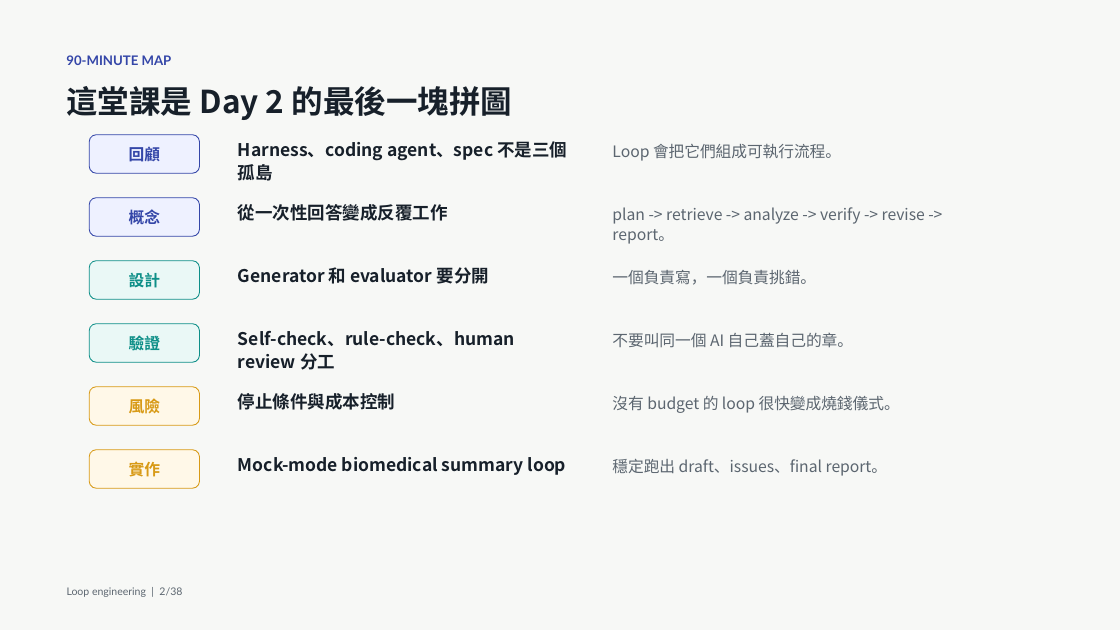
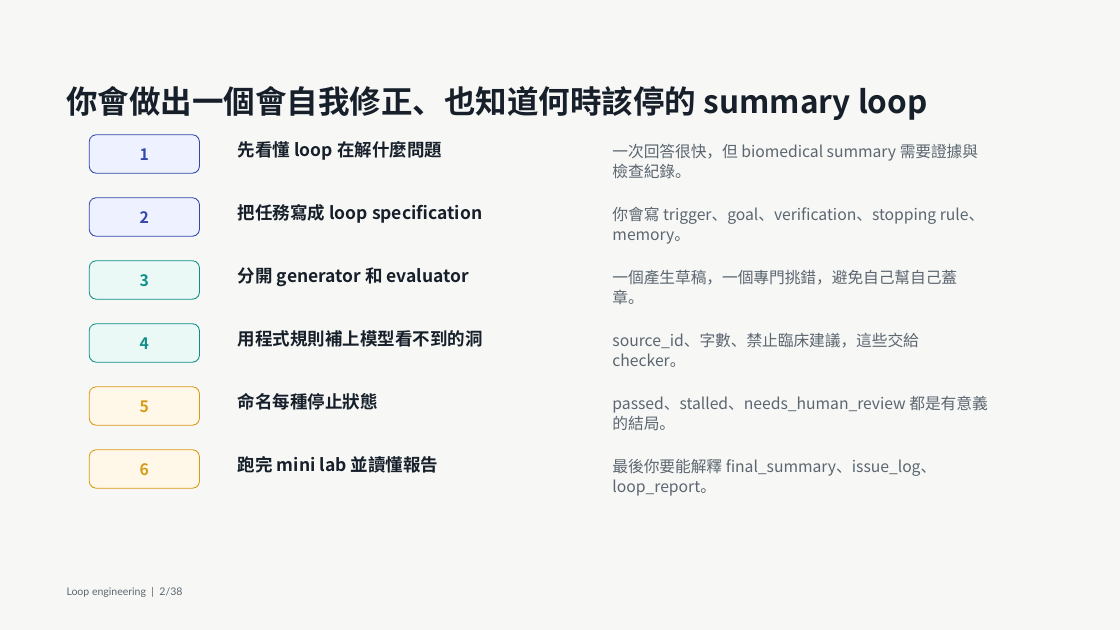
Before and after one commit to godkin1211/LLM_applications_on_BioMedicalData, a slide deck: slide 9 of slides/lesson-09-loop-engineering.pptx (slide 2 before the commit). Drawn at 1120x630 pixels with LibreOffice and Linux fonts; fonts in the diff are those of the drawing. Boxes give left, top, right and bottom in pixels: in the first picture for what was removed or moved away, otherwise in the second. Text is boxed around its words. In the diff, an @@ line names an element or a change of style, - is before the commit and + after.

```diff
--- a/slides/lesson-09-loop-engineering.pptx
+++ b/slides/lesson-09-loop-engineering.pptx
@@ text removed at box(66, 55, 172, 65) @@
-90-MINUTE MAP
@@ text at box(66, 86, 928, 120): text changed @@
-這堂課是 Day 2 的最後一塊拼圖
+你會做出一個會自我修正、也知道何時該停的 summary loop
@@ text in rounded rectangle at box(140, 148, 149, 160): text changed @@
-回顧
+1
@@ text at box(238, 141, 442, 160): text changed @@
-Harness、coding agent、spec 不是三個孤島
+先看懂 loop 在解什麼問題
@@ text at box(612, 144, 978, 178): text changed @@
-Loop 會把它們組成可執行流程。
+一次回答很快，但 biomedical summary 需要證據與檢查紀錄。
@@ text at box(238, 204, 482, 223): text changed @@
-從一次性回答變成反覆工作
+把任務寫成 loop specification
@@ text at box(612, 207, 985, 244): text changed @@
-plan -> retrieve -> analyze -> verify -> revise -> report。
+你會寫 trigger、goal、verification、stopping rule、memory。
@@ text in rounded rectangle at box(140, 211, 149, 223): text changed @@
-概念
+2
@@ text at box(238, 267, 469, 287): text changed @@
-Generator 和 evaluator 要分開
+分開 generator 和 evaluator
@@ text in rounded rectangle at box(140, 274, 149, 286): text changed @@
-設計
+3
@@ text at box(612, 270, 957, 285): text changed @@
-一個負責寫，一個負責挑錯。
+一個產生草稿，一個專門挑錯，避免自己幫自己蓋章。
@@ text in rounded rectangle at box(140, 337, 149, 349): text changed @@
-驗證
+4
@@ text at box(238, 330, 483, 347): text changed @@
-Self-check、rule-check、human review 分工
+用程式規則補上模型看不到的洞
@@ text at box(612, 333, 918, 367): text changed @@
-不要叫同一個 AI 自己蓋自己的章。
+source_id、字數、禁止臨床建議，這些交給 checker。
@@ text in rounded rectangle at box(140, 400, 149, 412): text changed @@
-風險
+5
@@ text at box(238, 393, 378, 410): text changed @@
-停止條件與成本控制
+命名每種停止狀態
@@ text at box(612, 396, 987, 430): text changed @@
-沒有 budget 的 loop 很快變成燒錢儀式。
+passed、stalled、needs_human_review 都是有意義的結局。
@@ text in rounded rectangle at box(140, 463, 149, 475): text changed @@
-實作
+6
@@ text at box(238, 453, 438, 476): text changed @@
-Mock-mode biomedical summary loop
+跑完 mini lab 並讀懂報告
@@ text at box(612, 459, 937, 496): text changed @@
-穩定跑出 draft、issues、final report。
+最後你要能解釋 final_summary、issue_log、loop_report。
```
Also in this commit, not shown: 24 other slides changed, 11 slides added, 3 slides removed, 4 other files.
